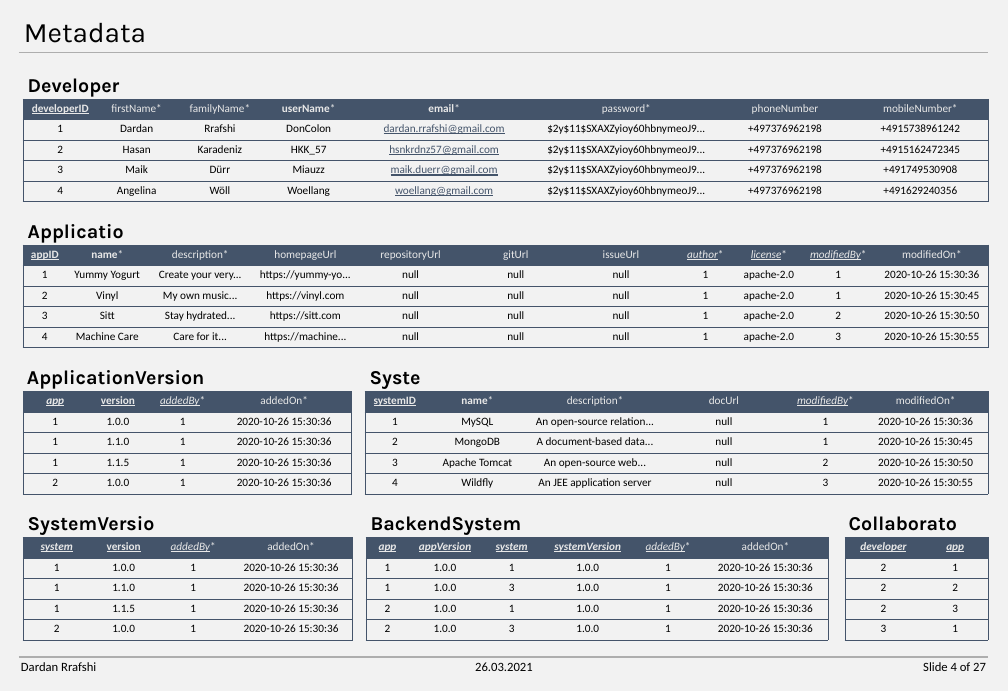
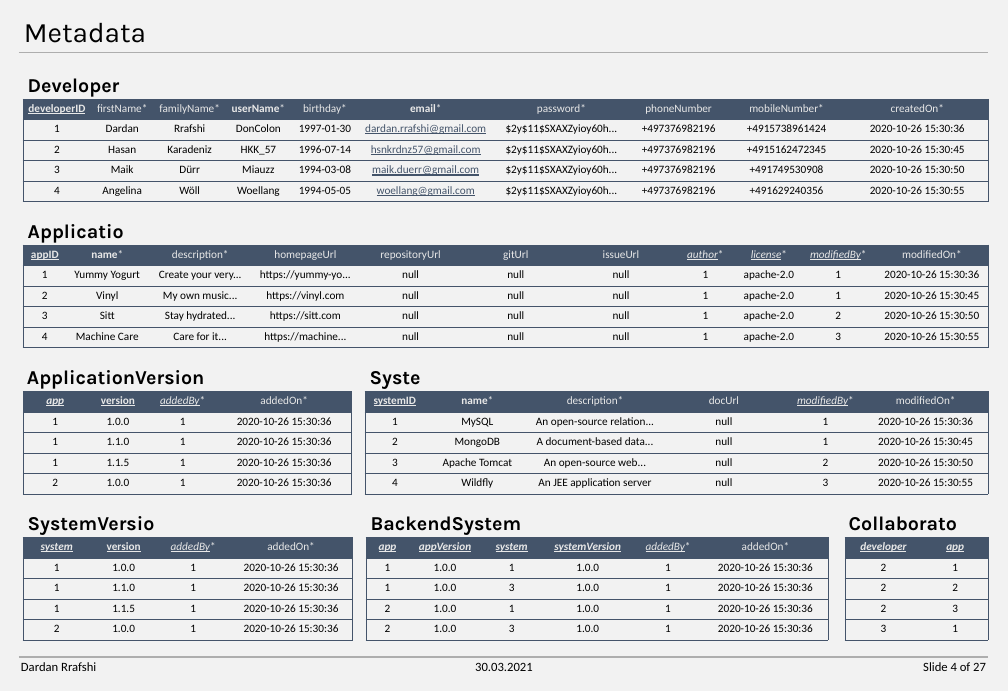
Before and after one commit to DonColon/appman-api-spec, a slide deck: slide 4 of docs/Appman - Data Model.pptx. Drawn at 1008x691 pixels with LibreOffice and Linux fonts; fonts in the diff are those of the drawing. Boxes give left, top, right and bottom in pixels: in the first picture for what was removed or moved away, otherwise in the second. Text is boxed around its words. In the diff, an @@ line names an element or a change of style, - is before the commit and + after.

```diff
--- a/docs/Appman - Data Model.pptx
+++ b/docs/Appman - Data Model.pptx
@@ table at (23, 99, 987, 201) @@
+column 5: birthday* | 1997-01-30 | 1996-07-14 | 1994-03-08 | 1994-05-05
-column 6: password* | $2y$11$SXAXZyioy60hbnymeoJ9... | $2y$11$SXAXZyioy60hbnymeoJ9... | $2y$11$SXAXZyioy60hbnymeoJ9... | $2y$11$SXAXZyioy60hbnymeoJ9...
-column 7: phoneNumber | +497376962198 | +497376962198 | +497376962198 | +497376962198
-column 8: mobileNumber* | +4915738961242 | +4915162472345 | +491749530908 | +491629240356
+column 7: password* | $2y$11$SXAXZyioy60h... | $2y$11$SXAXZyioy60h... | $2y$11$SXAXZyioy60h... | $2y$11$SXAXZyioy60h...
+column 8: phoneNumber | +497376982196 | +497376982196 | +497376982196 | +497376982196
+column 9: mobileNumber* | +4915738961424 | +4915162472345 | +491749530908 | +491629240356
+column 10: createdOn* | 2020-10-26 15:30:36 | 2020-10-26 15:30:45 | 2020-10-26 15:30:50 | 2020-10-26 15:30:55
@@ text at (475, 662, 533, 671): text changed @@
-26.03.2021
+30.03.2021
```
Also in this commit, not shown: 26 other slides changed, 5 other files.
